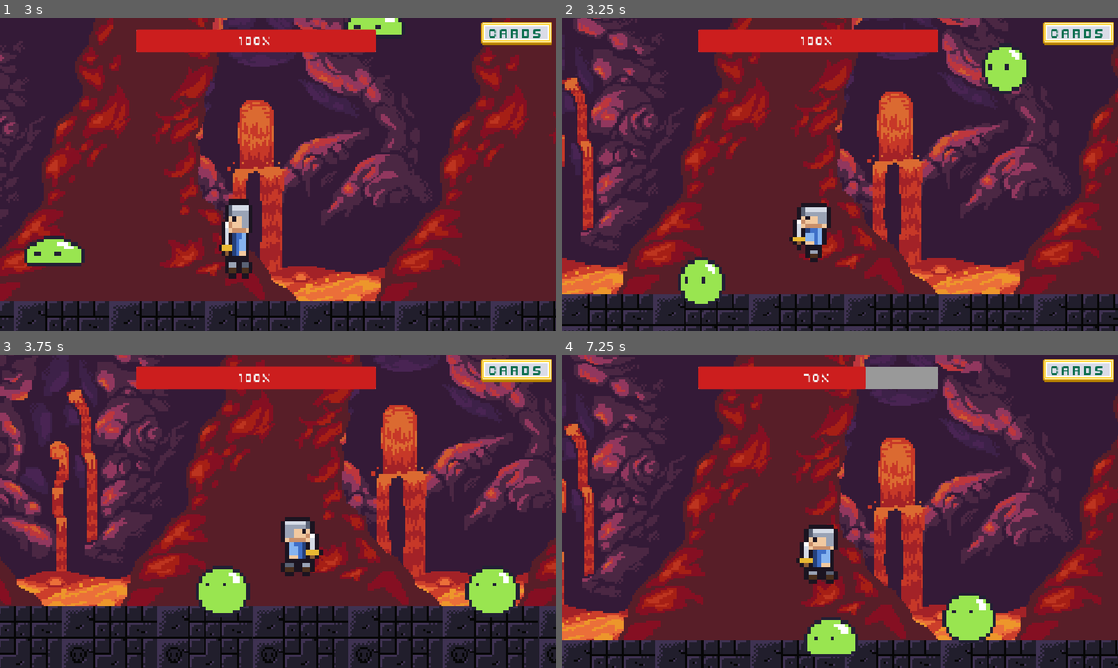
Above: before the commit, frames 1-4 (two rows, left to right).
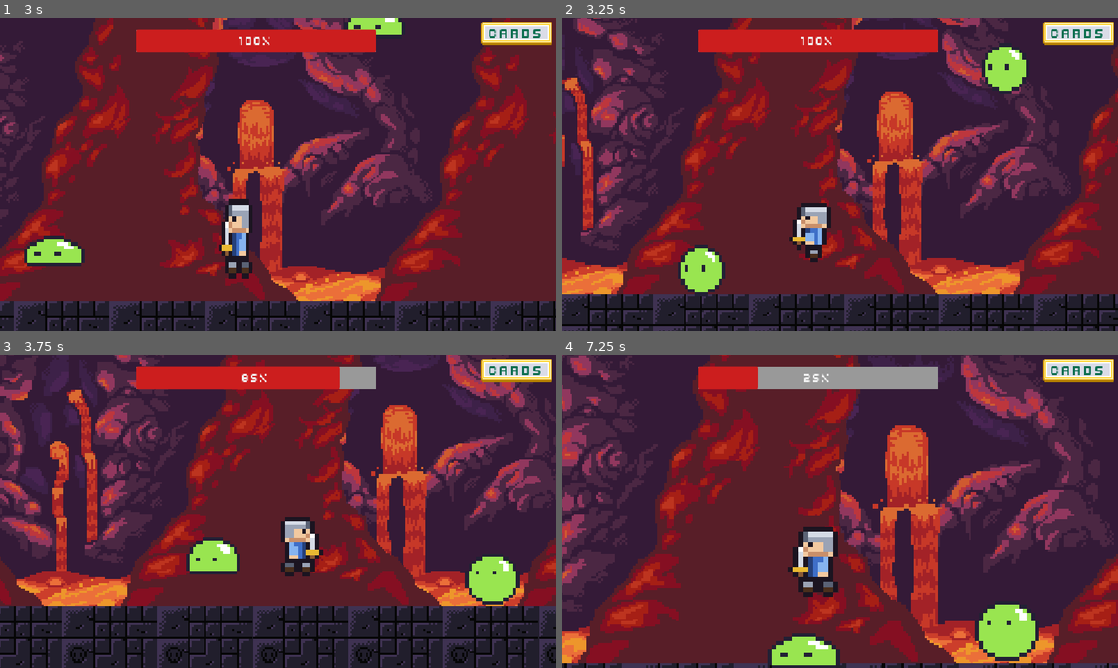
Above: after the commit, the same moments.

Repository: BillNyeFan123-creator/rebound
Game: Godot game, scene res://start_screen.tscn
Two runs of this game, one before a commit and one after it. Both use one fixed random seed, a clock stepped at 60 frames per second and the inputs below.
Inputs (mouse positions are in pixels of both pictures, inside the frame that each line leads up to):
- Up to frame 1 (3 s): click "Start Game" at 0.5 s; move the mouse to (400, 158) at 1.27 s; hold D (move_right) 1.28-2.78 s; tap W (jump) at 1.35, 1.52, 1.82, 2.27, 2.3, 2.57 s; move the mouse to (166, 190) at 2.02 s; tap X (attack) at 2.1 s; move the mouse to (333, 105) at 2.77 s; hold A (move_left) from 2.78 s (still down); tap Shift (dash) at 2.85 s
- Up to frame 2 (3.25 s): keep holding A (move_left); tap W (jump) at 3.05 s
- Up to frame 3 (3.75 s): move the mouse to (250, 574) at 3.52 s; release A (move_left) at 3.53 s; hold D (move_right) from 3.53 s (still down); tap W (jump) at 3.6 s
- Up to frame 4 (7.25 s): tap W (jump) at 3.77, 4.07, 4.52, 4.55, 4.82, 5.27, 5.3, 5.57, 5.85, 6.77, 6.8, 7.07 s; move the mouse to (1006, 558) at 4.27 s; tap X (attack) at 4.35, 6.6 s; move the mouse to (673, 464) at 5.02 s; release D (move_right) at 5.03 s; hold A (move_left) 5.03-5.78 s; tap Shift (dash) at 5.1 s; move the mouse to (867, 511) at 5.77 s; hold D (move_right) 5.78-6.53 s; move the mouse to (756, 433) at 6.52 s; hold A (move_left) from 6.53 s (still down)

Frame 1 is identical in both runs. In frame 2, 0.9% of the frame differs, in the area x 20-30%, y 72-93%; in frame 3, 3.4%; in frame 4, 45%, in the area x 0-100%, y 0-100%.

Commit message:
Small slime as second enemy type; fix enemy hitboxes to match visuals

Diff:
--- a/Level.tscn
+++ b/Level.tscn
@@ -10,6 +10,7 @@
 [ext_resource type="Script" uid="uid://bq4jyhm7e1q5w" path="res://scripts/arena/WaveManager.gd" id="4_waves"]
 [ext_resource type="AudioStream" uid="uid://cxscbn1b585hl" path="res://assets/Sounds/bgmusic(1).wav" id="4_wkftn"]
 [ext_resource type="PackedScene" path="res://scenes/Enemies/BigSlime.tscn" id="5_enemy"]
+[ext_resource type="PackedScene" uid="uid://dfc4lnwdviwss" path="res://scenes/Enemy.tscn" id="8_small"]
 [ext_resource type="PackedScene" path="res://scenes/CardPickUI.tscn" id="6_pick"]
 [ext_resource type="PackedScene" path="res://scenes/InstructionUI.tscn" id="7_instr"]
 
@@ -110,6 +111,7 @@
 [node name="WaveManager" type="Node" parent="." unique_id=1387957286]
 script = ExtResource("4_waves")
 enemy_scene = ExtResource("5_enemy")
+small_enemy_scene = ExtResource("8_small")
 pick_ui_path = NodePath("../CardPickUI")
 
 [node name="menumusic" type="AudioStreamPlayer" parent="." unique_id=1051346311]
--- a/scenes/Enemies/BigSlime.tscn
+++ b/scenes/Enemies/BigSlime.tscn
@@ -7,7 +7,7 @@
 [ext_resource type="Texture2D" uid="uid://cqaxxjci2kjq2" path="res://scenes/Enemies/Big Slime/big_slime_death_32x32.png" id="5_death"]
 
 [sub_resource type="RectangleShape2D" id="RectangleShape2D_body"]
-size = Vector2(24, 20)
+size = Vector2(60, 44)
 
 [sub_resource type="AtlasTexture" id="at_death_0"]
 atlas = ExtResource("5_death")
@@ -159,7 +159,7 @@
 }]
 
 [sub_resource type="RectangleShape2D" id="RectangleShape2D_hurt"]
-size = Vector2(32, 26)
+size = Vector2(72, 52)
 
 [node name="BigSlime" type="CharacterBody2D" unique_id=1973961784 groups=["enemy"]]
 collision_layer = 2
@@ -167,6 +167,7 @@
 script = ExtResource("1_enemy")
 
 [node name="Collision" type="CollisionShape2D" parent="." unique_id=511865099]
+position = Vector2(0, 6)
 shape = SubResource("RectangleShape2D_body")
 
 [node name="Anim" type="AnimatedSprite2D" parent="." unique_id=473419677]
@@ -177,4 +178,5 @@
 [node name="Hurtbox" type="Area2D" parent="." unique_id=361417128]
 
 [node name="Collision" type="CollisionShape2D" parent="Hurtbox" unique_id=1531270153]
+position = Vector2(0, 6)
 shape = SubResource("RectangleShape2D_hurt")
--- a/scenes/Enemy.tscn
+++ b/scenes/Enemy.tscn
@@ -1,13 +1,13 @@
 [gd_scene format=3 uid="uid://dfc4lnwdviwss"]
 
 [ext_resource type="Script" uid="uid://bpttpf4o48mqm" path="res://scripts/arena/Enemy.gd" id="1_enemy"]
-[ext_resource type="Texture2D" uid="uid://cqaxxjci2kjq2" path="res://scenes/Enemies/Big Slime/big_slime_death_32x32.png" id="2_5wwv6"]
-[ext_resource type="Texture2D" uid="uid://b8i4jl384p4ou" path="res://scenes/Enemies/Big Slime/big_slime_get_hit_32x32.png" id="3_1vja8"]
-[ext_resource type="Texture2D" uid="uid://dm7beelg48dun" path="res://scenes/Enemies/Big Slime/big_slime_idle_32x32.png" id="4_iwav8"]
-[ext_resource type="Texture2D" uid="uid://ct4v1lra58p65" path="res://scenes/Enemies/Big Slime/big_slime_jump_32x32.png" id="5_1i2q2"]
+[ext_resource type="Texture2D" uid="uid://cqaxxjci2kjq2" path="res://scenes/Enemies/Small Slime/small_slime_dead_32x32.png" id="2_5wwv6"]
+[ext_resource type="Texture2D" uid="uid://b8i4jl384p4ou" path="res://scenes/Enemies/Small Slime/small_slime_get_hit_32x32.png" id="3_1vja8"]
+[ext_resource type="Texture2D" uid="uid://dm7beelg48dun" path="res://scenes/Enemies/Small Slime/small_slime_idle_32x32.png" id="4_iwav8"]
+[ext_resource type="Texture2D" uid="uid://ct4v1lra58p65" path="res://scenes/Enemies/Small Slime/small_slime_jump_32x32.png" id="5_1i2q2"]
 
 [sub_resource type="RectangleShape2D" id="RectangleShape2D_body"]
-size = Vector2(24, 24)
+size = Vector2(28, 20)
 
 [sub_resource type="AtlasTexture" id="AtlasTexture_ly5gv"]
 atlas = ExtResource("2_5wwv6")
@@ -159,22 +159,26 @@
 }]
 
 [sub_resource type="RectangleShape2D" id="RectangleShape2D_hurt"]
-size = Vector2(30, 30)
+size = Vector2(36, 26)
 
-[node name="Zombie" type="CharacterBody2D" unique_id=1835234325 groups=["enemy"]]
+[node name="SmallSlime" type="CharacterBody2D" groups=["enemy"]]
 collision_layer = 2
 collision_mask = 3
+max_health = 1
+speed = 80.0
+contact_damage = 5
 script = ExtResource("1_enemy")
 
 [node name="Collision" type="CollisionShape2D" parent="." unique_id=31582424]
 shape = SubResource("RectangleShape2D_body")
 
 [node name="Anim" type="AnimatedSprite2D" parent="." unique_id=1992444640]
+scale = Vector2(4, 4)
 sprite_frames = SubResource("SpriteFrames_rgvph")
 animation = &"idle"
 
 [node name="Hurtbox" type="Area2D" parent="." unique_id=1205436785]
 
 [node name="Collision" type="CollisionShape2D" parent="Hurtbox" unique_id=352324162]
-position = Vector2(-1, 28)
+position = Vector2(0, 4)
 shape = SubResource("RectangleShape2D_hurt")
--- a/scripts/arena/WaveManager.gd
+++ b/scripts/arena/WaveManager.gd
@@ -10,6 +10,7 @@
 const BASE_WAVE_SIZE := 2
 
 @export var enemy_scene: PackedScene
+@export var small_enemy_scene: PackedScene  # faster, weaker type, mixed in later waves
 @export var pick_ui_path: NodePath
 
 var wave := 0
@@ -52,7 +53,11 @@
 func _spawn_enemy() -> void:
 	to_spawn -= 1
 	alive += 1
-	var enemy: Node2D = enemy_scene.instantiate()
+	var scene := enemy_scene
+	# From wave 2 on, ~35% of spawns are the small fast type.
+	if small_enemy_scene and wave >= 2 and randf() < 0.35:
+		scene = small_enemy_scene
+	var enemy: Node2D = scene.instantiate()
 	enemy.global_position = _random_edge_position()
 	enemy.died.connect(_on_enemy_died)
 	add_child(enemy)
